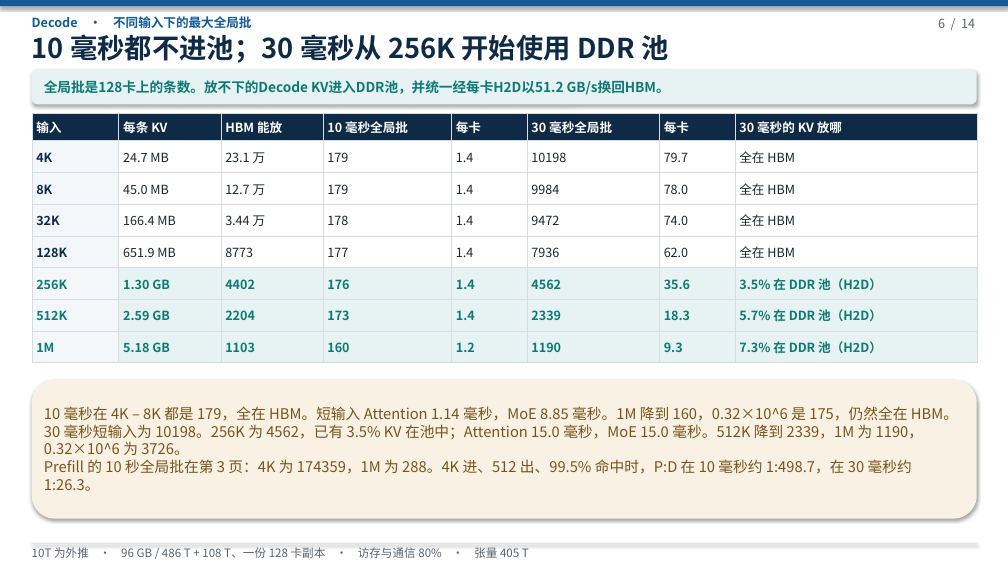
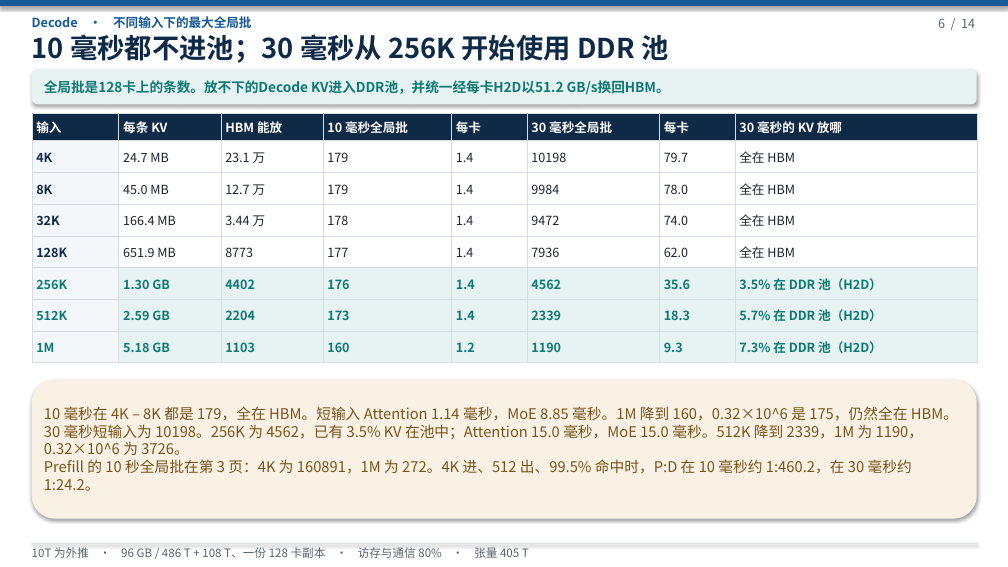
Before and after one commit to 69515164-rgb/UCL-MPComm, a slide deck: slide 6 of docs/deepseek-96g-slo.pptx. Drawn at 1008x567 pixels with LibreOffice and Linux fonts; fonts in the diff are those of the drawing. Boxes give left, top, right and bottom in pixels: in the first picture for what was removed or moved away, otherwise in the second. Text is boxed around its words. In the diff, an @@ line names an element or a change of style, - is before the commit and + after.

```diff
--- a/docs/deepseek-96g-slo.pptx
+++ b/docs/deepseek-96g-slo.pptx
@@ text at (x1=44, y1=459, x2=912, y2=491): text changed @@
-Prefill 的 10 秒全局批在第 3 页：4K 为 174359，1M 为 288。4K 进、512 出、99.5% 命中时，P:D 在 10 毫秒约 1:498.7，在 30 毫秒约 1:26.3。
+Prefill 的 10 秒全局批在第 3 页：4K 为 160891，1M 为 272。4K 进、512 出、99.5% 命中时，P:D 在 10 毫秒约 1:460.2，在 30 毫秒约 1:24.2。
```
Also in this commit, not shown: 6 other slides changed, 5 other files.
